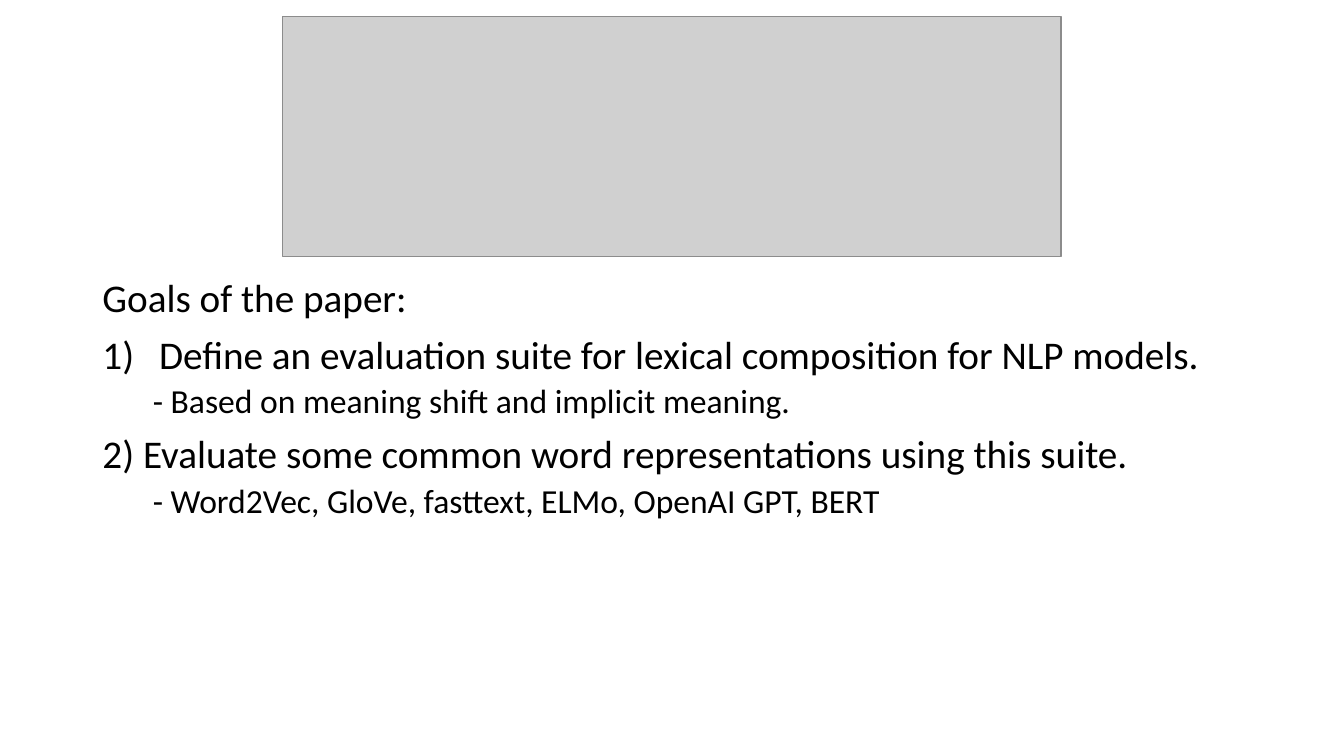
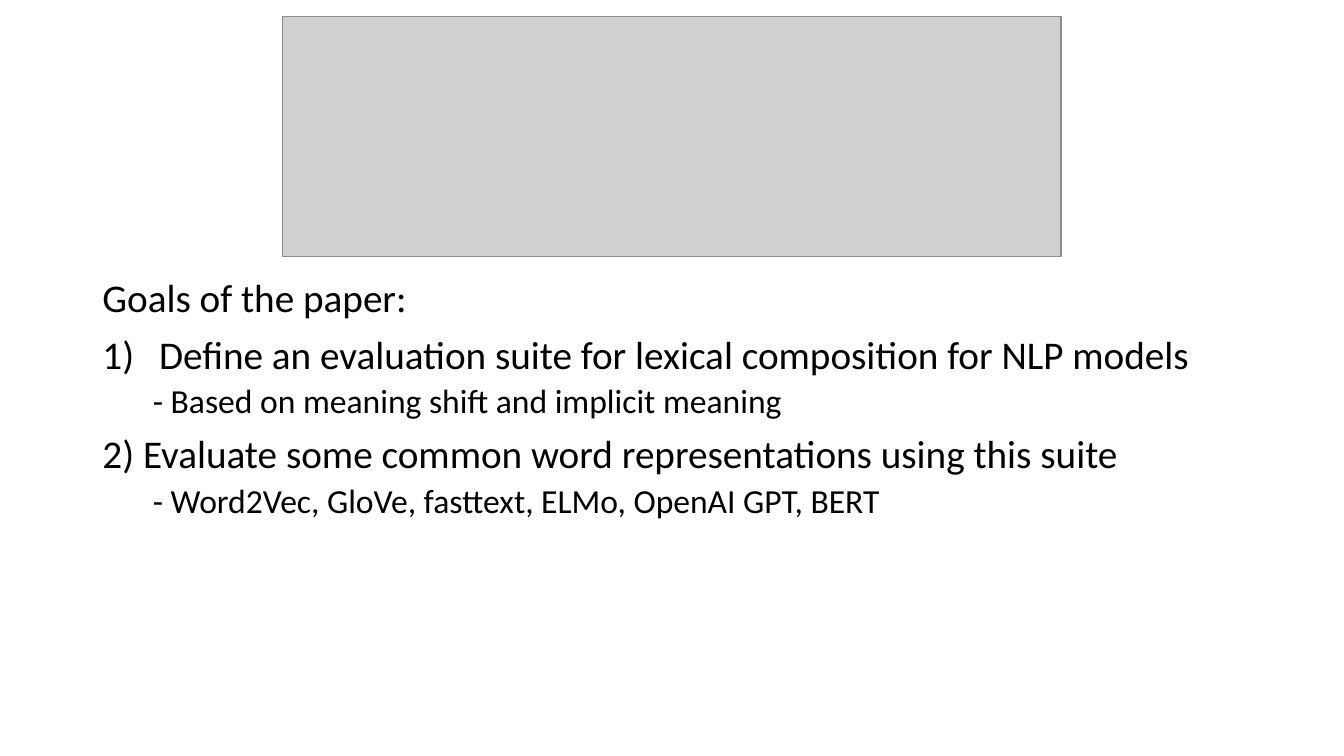
Before and after one commit to spacemanidol/AnalyzingNeuralLanguageModelsGroup1, a slide deck: slide 11 of PaperPresentation02202020.pptx. Drawn at 1344x756 pixels with LibreOffice and Linux fonts; fonts in the diff are those of the drawing; grey boxes stand for pictures. Boxes give left, top, right and bottom in pixels: in the first picture for what was removed or moved away, otherwise in the second. Text is boxed around its words. In the diff, an @@ line names an element or a change of style, - is before the commit and + after.

```diff
--- a/PaperPresentation02202020.pptx
+++ b/PaperPresentation02202020.pptx
@@ text at box(102, 341, 1188, 475): text changed @@
-1) Define an evaluation suite for lexical composition for NLP models.
-  - Based on meaning shift and implicit meaning.
-2) Evaluate some common word representations using this suite.
+1) Define an evaluation suite for lexical composition for NLP models
+  - Based on meaning shift and implicit meaning
+2) Evaluate some common word representations using this suite
```
Also in this commit, not shown: 3 other slides changed.
